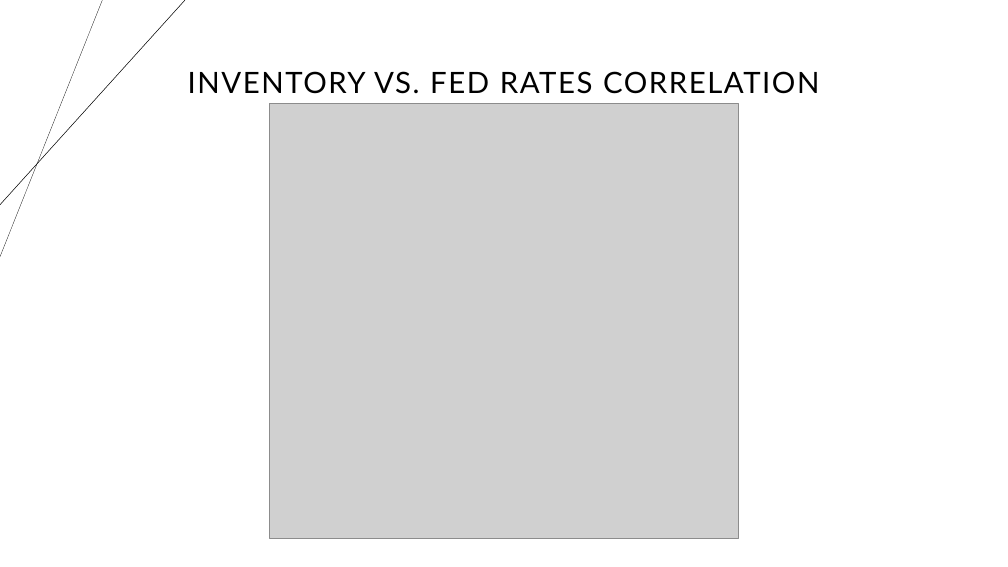
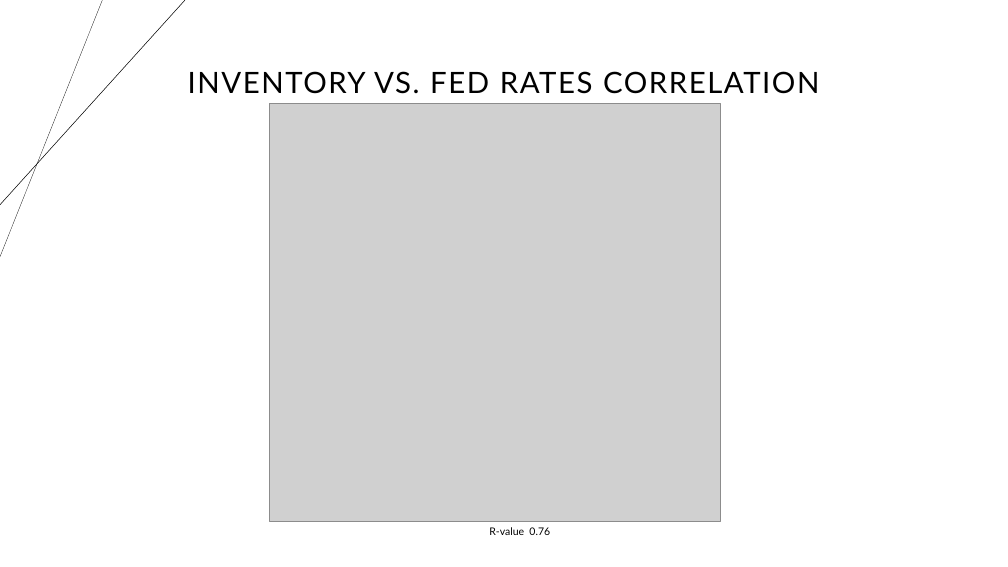
Before and after one commit to zarbin/UTA_Project-1, a slide deck: slide 15 of Presentation/slide_deck.pptx. Drawn at 1008x567 pixels with LibreOffice and Linux fonts; fonts in the diff are those of the drawing; grey boxes stand for pictures. Boxes give left, top, right and bottom in pixels: in the first picture for what was removed or moved away, otherwise in the second. Text is boxed around its words. In the diff, an @@ line names an element or a change of style, - is before the commit and + after.

Commit message:
slide deck update

```diff
--- a/Presentation/slide_deck.pptx
+++ b/Presentation/slide_deck.pptx
@@ picture: place and size @@
-picture at (270,103,739,538)
+picture at (270,103,721,521)
@@ text added at (489,527,550,535), 10 pt, text #000000 @@
+R-value 0.76
```
Also in this commit, not shown: 2 other slides changed, 1 slide added, 1 slide removed.
